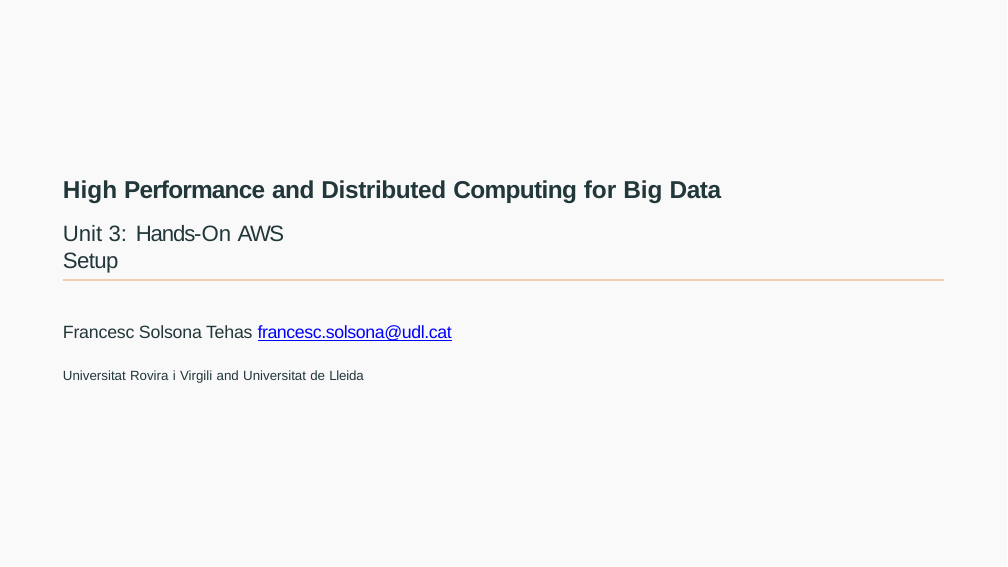
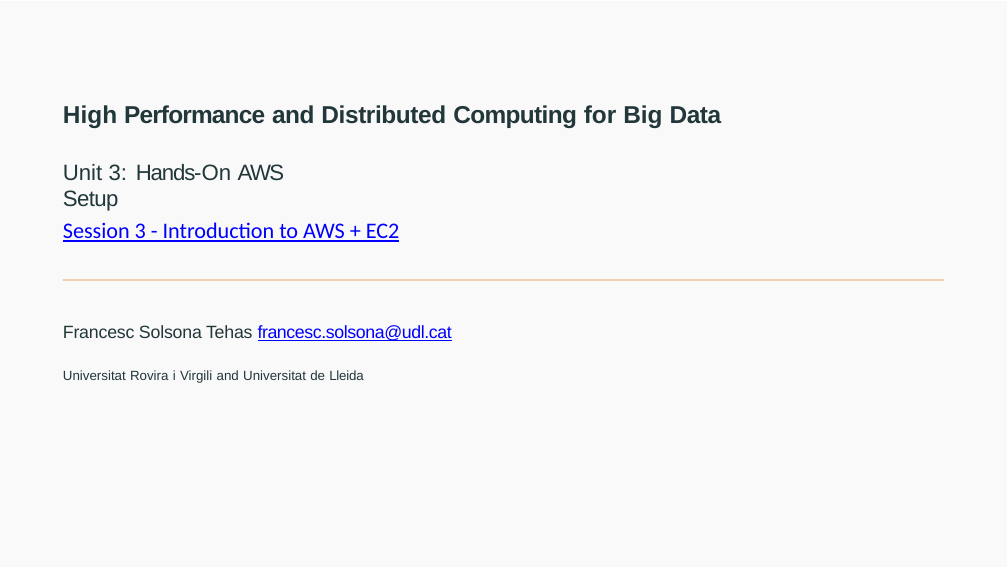
Before and after one commit to joanpaucm/HPDCB, a slide deck: slide 1 of src/slides/Session 3 - Introduction to AWS + EC2-2026.pptx. Drawn at 1008x567 pixels with LibreOffice and Linux fonts; fonts in the diff are those of the drawing. Boxes give left, top, right and bottom in pixels: in the first picture for what was removed or moved away, otherwise in the second. Text is boxed around its words. In the diff, an @@ line names an element or a change of style, - is before the commit and + after.

```diff
--- a/src/slides/Session 3 - Introduction to AWS + EC2-2026.pptx
+++ b/src/slides/Session 3 - Introduction to AWS + EC2-2026.pptx
@@ freeform shape at bbox=[0, 2, 1006, 567]: outline redrawn @@
@@ text "High Performance and Distributed Computing ...": place and size @@
-text "High Performance and Distributed Computing ..." at bbox=[63, 180, 722, 203]
+text "High Performance and Distributed Computing ..." at bbox=[63, 105, 722, 128]
@@ text "Unit 3: Hands-On AWS Setup": place and size @@
-text "Unit 3: Hands-On AWS Setup" at bbox=[63, 225, 284, 273]
+text "Unit 3: Hands-On AWS Setup" at bbox=[63, 164, 284, 211]
@@ text added at bbox=[63, 222, 400, 242], 10 pt, text #0000FF, underline @@
+Session 3 - Introduction to AWS + EC2
```
Also in this commit, not shown: 7 other files.
